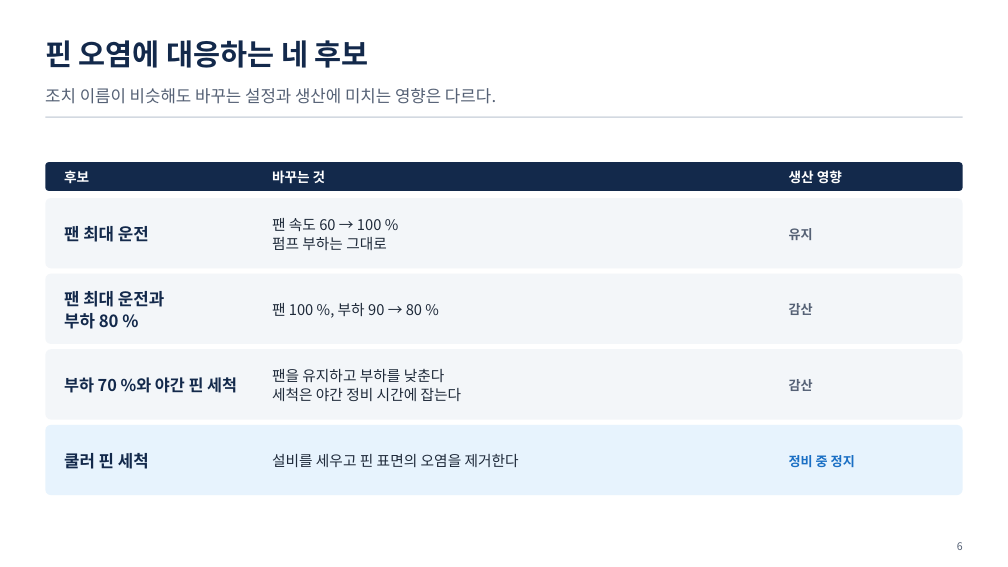
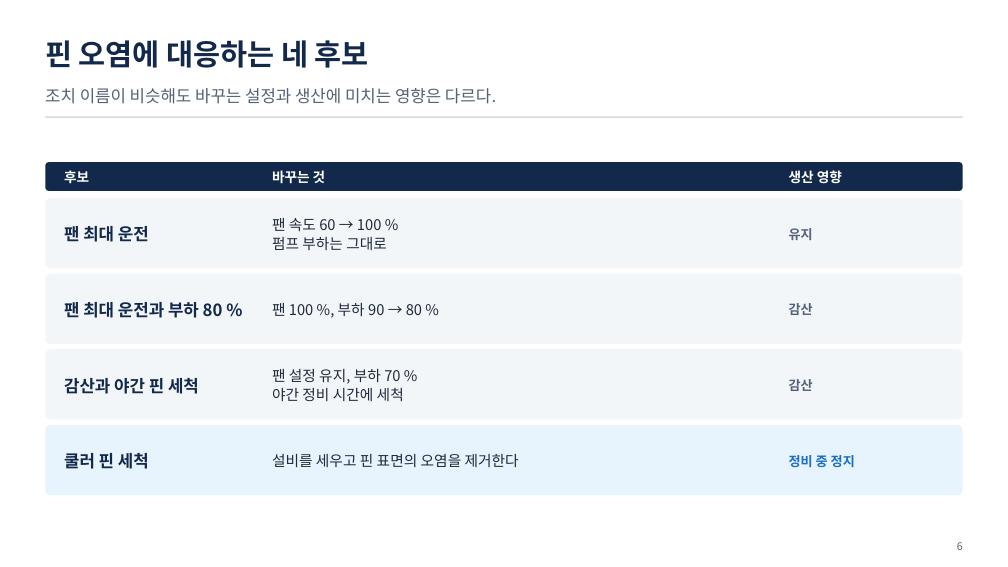
Before and after one commit to uengine-oss/hyd-iot-edu, a slide deck: slide 6 of workspace/강의제작/산출물/통합반/이론/03회차/통합반_03일차.pptx. Drawn at 1008x567 pixels with LibreOffice and Linux fonts; fonts in the diff are those of the drawing. Boxes give left, top, right and bottom in pixels: in the first picture for what was removed or moved away, otherwise in the second. Text is boxed around its words. In the diff, an @@ line names an element or a change of style, - is before the commit and + after.

```diff
--- a/workspace/강의제작/산출물/통합반/이론/03회차/통합반_03일차.pptx
+++ b/workspace/강의제작/산출물/통합반/이론/03회차/통합반_03일차.pptx
@@ text "팬 최대 운전과 부하 80 ..." rewrapped from <box>64,288,164,329</box> to <box>64,299,223,321</box> @@
@@ text at <box>64,378,199,394</box>: text changed; size 15.5 to 16 pt @@
-부하 70 %와 야간 핀 세척
+감산과 야간 핀 세척
@@ text at <box>272,369,404,401</box>: text changed @@
-팬을 유지하고 부하를 낮춘다
-세척은 야간 정비 시간에 잡는다
+팬 설정 유지, 부하 70 %
+야간 정비 시간에 세척
```
Also in this commit, not shown: 7 other slides changed, 9 other files.
